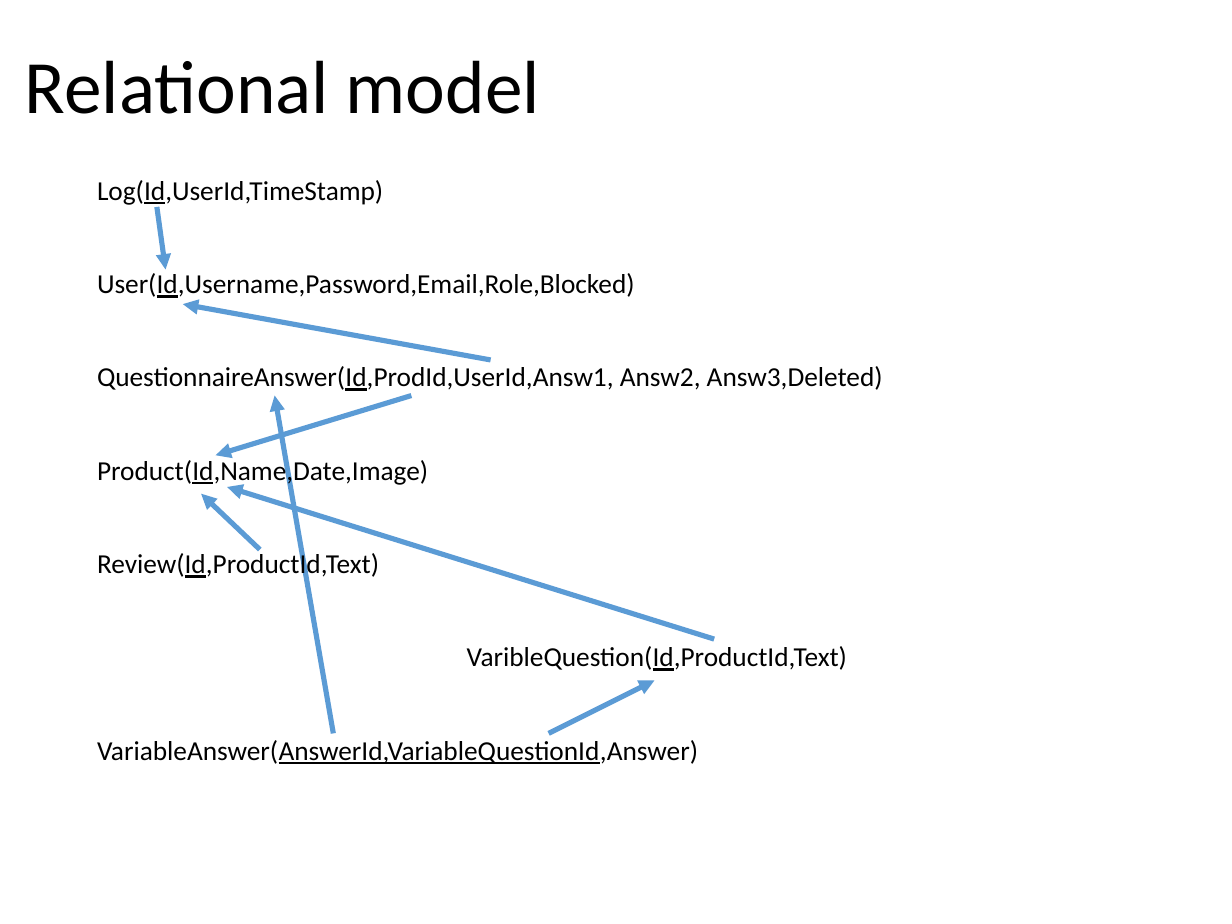
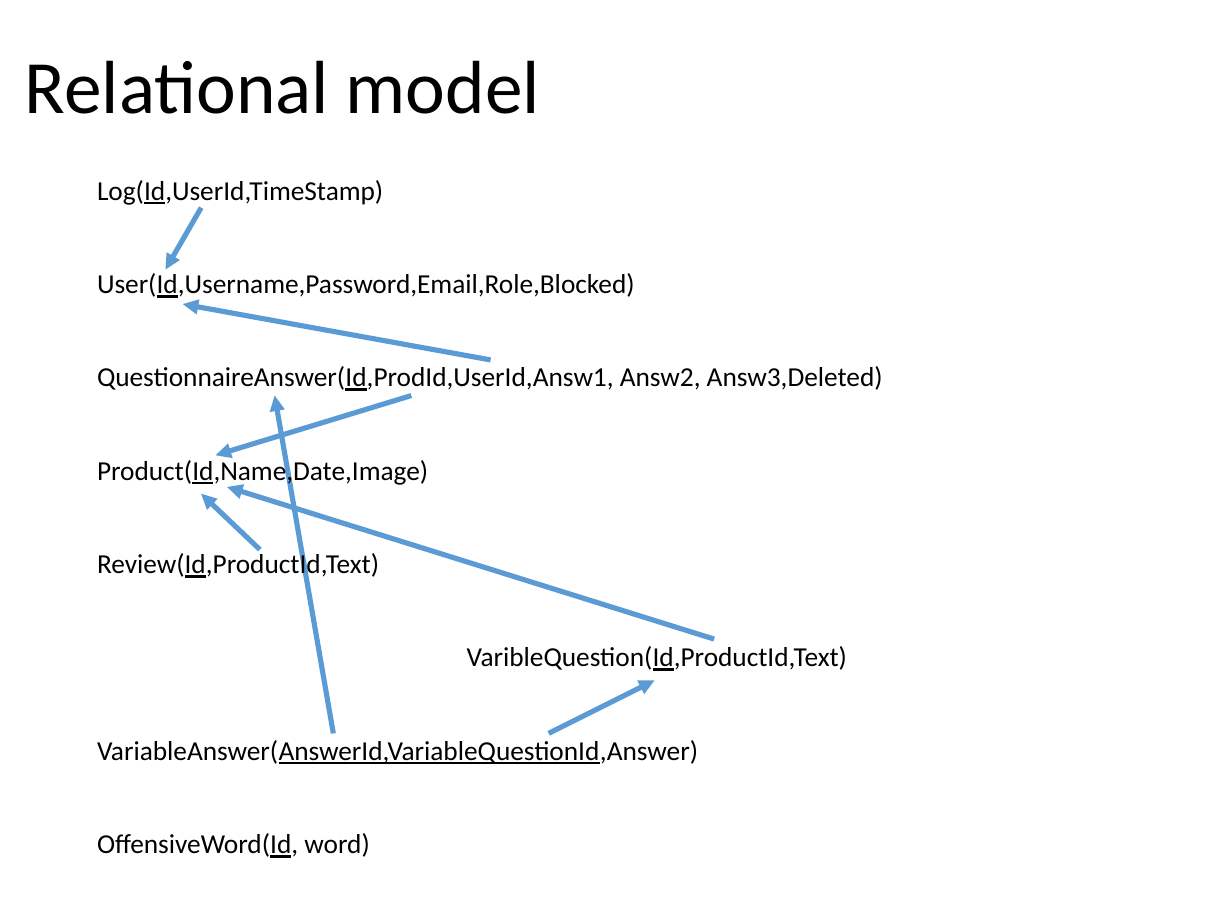
Before and after one commit to riccardo-nannini/Gamified-Marketing-Application, a slide deck: slide 5 of DD.pptx. Drawn at 1232x924 pixels with LibreOffice and Linux fonts; fonts in the diff are those of the drawing. Boxes give left, top, right and bottom in pixels: in the first picture for what was removed or moved away, otherwise in the second. Text is boxed around its words. In the diff, an @@ line names an element or a change of style, - is before the commit and + after.

```diff
--- a/DD.pptx
+++ b/DD.pptx
@@ arrow moved from (156, 207) - (165, 270) to (201, 208) - (165, 270) @@
@@ text at (97, 833, 369, 858): paragraph added @@
+OffensiveWord(Id, word)
```
Also in this commit, not shown: 4 other slides changed, 1 other file.
